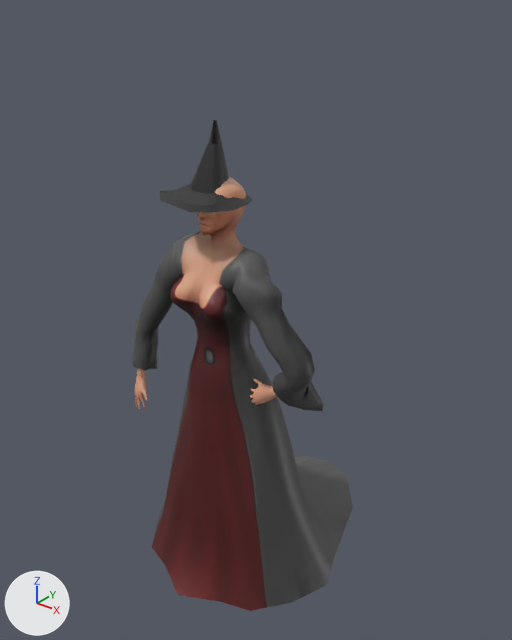
The FBX model Assets/Models/Characters/witch/witch@idle.fbx, before and after one commit.
The view is the same before and after, from a camera (50 mm lens) standing at (0.0144, -0.0172, 0.0209) and looking at (-0.0008, 0.0019, 0.009). The lights are fixed; the arrows at lower left show +X, +Y and +Z. Both versions are drawn at frame 291 of the action 'Take 001'; the numbers are the values there. Vertices at the same position are counted once.

Script lines for the objects in view, before the commit:
```python
me_mesh = bpy.data.meshes.new('Mesh')
me_mesh.from_pydata(...)  # 1605 vertices, 3146 faces; spans x -1.52..1.36, y -2.35..2.73, z -2.16..1.26
me_mesh.materials.append(mat_lambert3)  # picture img_witch_texture_png
me_mesh_001 = bpy.data.meshes.new('Mesh.001')
me_mesh_001.from_pydata(...)  # 87 vertices, 170 faces; spans x -0.569..0.352, y 2.456..3.364, z -0.061..0.885
me_mesh_001.materials.append(mat_lambert3)  # picture img_witch_texture_png
ob_witch_lowpoly = bpy.data.objects.new('witch_lowPoly', me_mesh)
ob_witch_lowpoly.location = (0.0, 0.0, 0.00706)
ob_witch_lowpoly.rotation_euler = (1.571, 0.0, 0.0)  # degrees (90, 0, 0)
ob_witch_lowpoly.scale = (0.003, 0.003, 0.003)
ob_witcheshat = bpy.data.objects.new('witchesHat', me_mesh_001)
ob_witcheshat.location = (0.0, 0.0, 0.00706)
ob_witcheshat.rotation_euler = (1.571, 0.0, 0.0)  # degrees (90, 0, 0)
ob_witcheshat.scale = (0.003, 0.003, 0.003)
```
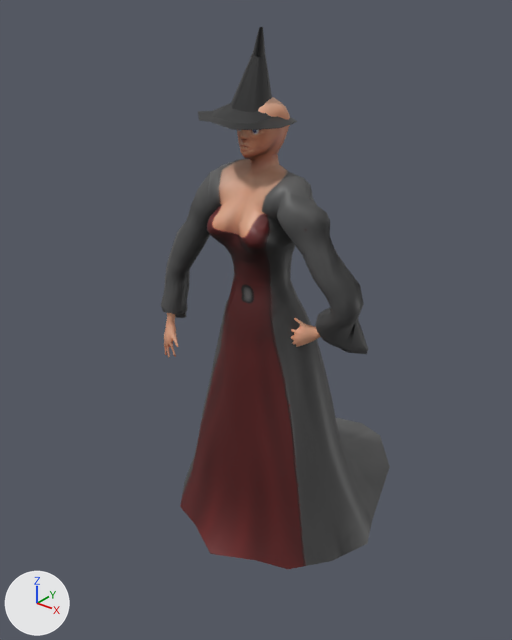
Where the change shows, as pixel boxes (x1, y1, x2, y2) in the pictures (512 x 640 px):
'witch_lowPoly', moved, rescaled (9% taller)
    before: (132, 177, 353, 611)
    after: (161, 97, 390, 569)
'witchesHat', reshaped, moved, rescaled (8% wider, 12% taller)
    before: (160, 120, 252, 212)
    after: (198, 27, 297, 130)
part 2 of me_mesh_001, deleted (black)
    before: (160, 120, 252, 212)
part 3 of me_mesh_001, added (black)
    after: (198, 27, 297, 130)

Patch to the scene script:
```diff
--- a/Assets/Models/Characters/witch/witch@idle.fbx.py
+++ b/Assets/Models/Characters/witch/witch@idle.fbx.py
@@ me_mesh @@
 me_mesh.from_pydata(...)  # 1605 vertices, 3146 faces; spans x -1.52..1.36, y -2.35..2.73, z -2.16..1.26
 # used by ob_witch_lowpoly; location = (0.0, 0.0, 0.00706); rotation_euler = (1.571, 0.0, 0.0), in degrees (90, 0, 0); scale = (0.003, 0.003, 0.003)
+# me_mesh part 1: the whole mesh is moved by (0.0, 2.55, -0.67)
 me_mesh.materials.append(mat_lambert3)
@@ me_mesh_001 @@
 # used by ob_witcheshat; location = (0.0, 0.0, 0.00706); rotation_euler = (1.571, 0.0, 0.0), in degrees (90, 0, 0); scale = (0.003, 0.003, 0.003)
-me_mesh_001.from_pydata(...)  # 87 vertices, 170 faces; spans x -0.569..0.352, y 2.456..3.364, z -0.061..0.885
+me_mesh_001.from_pydata(...)  # 88 vertices, 172 faces; spans x -0.569..0.352, y 5.009..5.917, z -0.732..0.214
+# me_mesh_001 part 2: the whole mesh is rebuilt
+# me_mesh_001 part 3
+# 80 vertices are added at x -0.569..0.352, y 5.009..5.917, z -0.732..0.214
+# 8 new vertices lie (0.001, -0.005, -0.001) away from vertices in x -0.525..0.351, y 5.014..5.131, z -0.731..0.138
+# 172 new faces join them
 me_mesh_001.materials.append(mat_lambert3)
@@ ob_witch_lowpoly @@
 ob_witch_lowpoly = bpy.data.objects.new('witch_lowPoly', me_mesh)
-ob_witch_lowpoly.location = (0.0, 0.0, 0.00706)
+ob_witch_lowpoly.location = (0.0, 0.0, 0.0)
 ob_witch_lowpoly.rotation_euler = (1.571, 0.0, 0.0)  # degrees (90, 0, 0)
-ob_witch_lowpoly.scale = (0.003, 0.003, 0.003)
+ob_witch_lowpoly.scale = (0.0033, 0.0033, 0.0033)
@@ ob_witcheshat @@
 ob_witcheshat = bpy.data.objects.new('witchesHat', me_mesh_001)
-ob_witcheshat.location = (0.0, 0.0, 0.00706)
+ob_witcheshat.location = (0.0, 0.0, 0.0)
 ob_witcheshat.rotation_euler = (1.571, 0.0, 0.0)  # degrees (90, 0, 0)
-ob_witcheshat.scale = (0.003, 0.003, 0.003)
+ob_witcheshat.scale = (0.0033, 0.0033, 0.0033)
```
